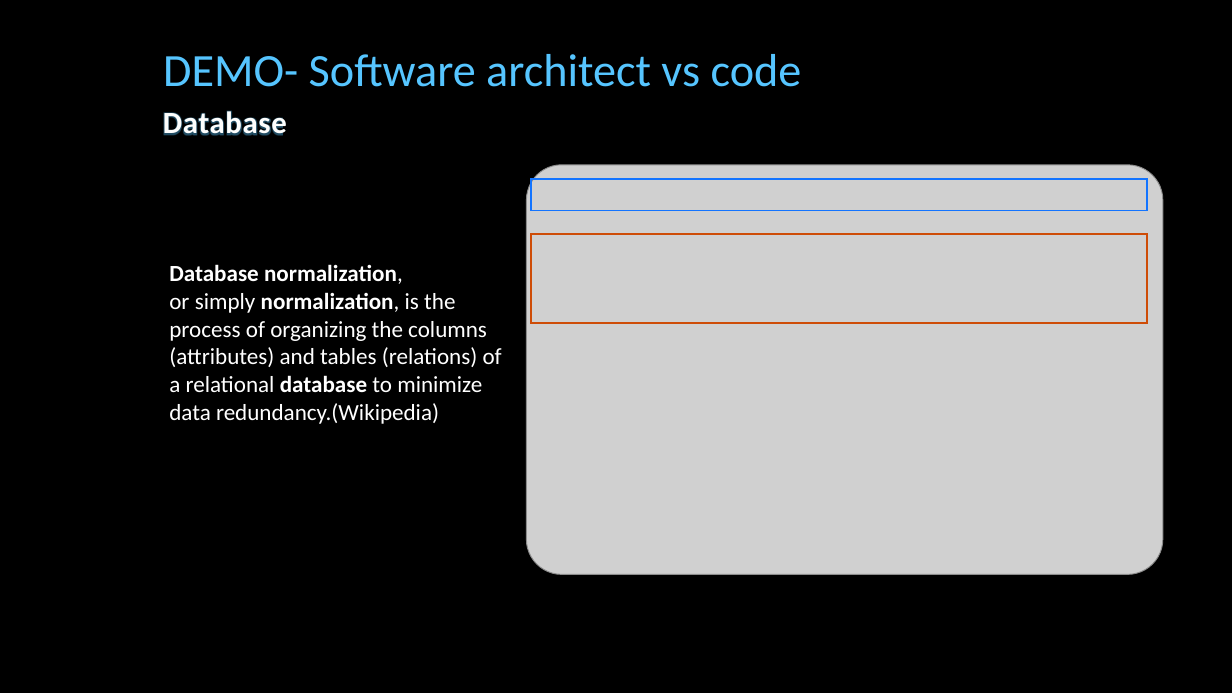
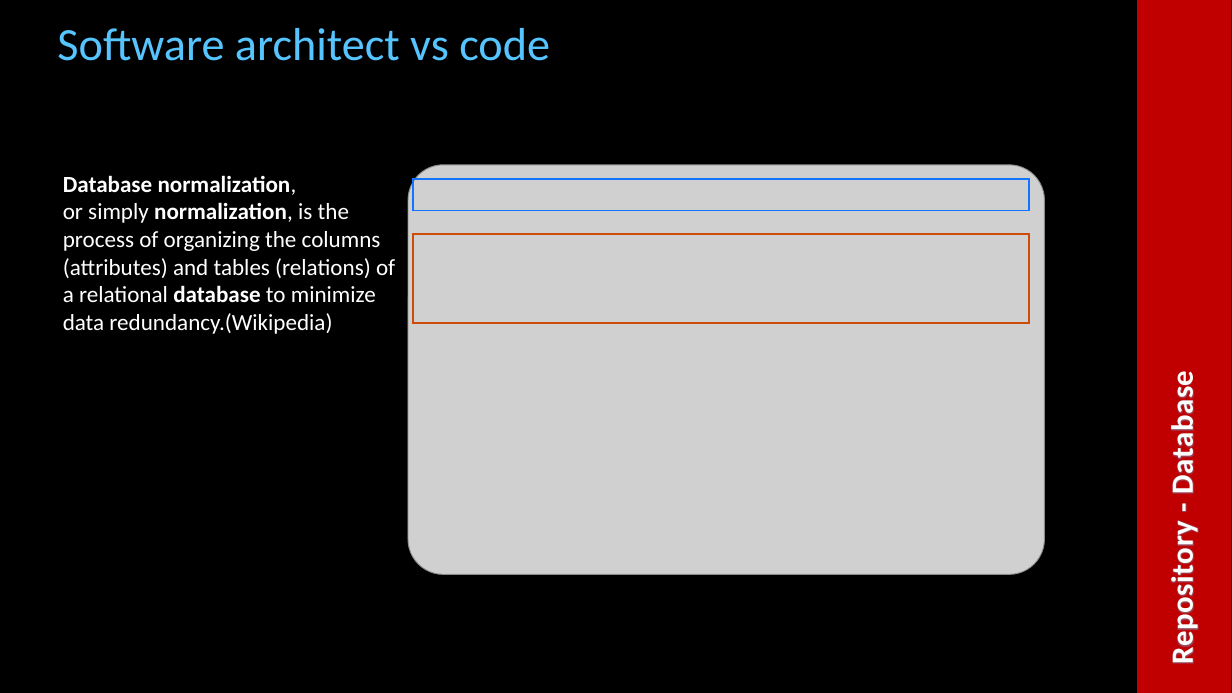
Before and after one commit to cfclick/CFSummit2016, a slide deck: slide 22 of powerpoint/architect/Architectural Perspective for ColdFusion Applications.pptx (slide 20 before the commit). Drawn at 1232x693 pixels with LibreOffice and Linux fonts; fonts in the diff are those of the drawing; grey boxes stand for pictures; background and template pictures are left out. Boxes give left, top, right and bottom in pixels: in the first picture for what was removed or moved away, otherwise in the second. Text is boxed around its words. In the diff, an @@ line names an element or a change of style, - is before the commit and + after.

```diff
--- a/powerpoint/architect/Architectural Perspective for ColdFusion Applications.pptx
+++ b/powerpoint/architect/Architectural Perspective for ColdFusion Applications.pptx
@@ text at (x1=57, y1=28, x2=550, y2=61): text changed @@
-DEMO- Software architect vs code
+Software architect vs code
@@ rectangle added at (x1=1138, y1=0, x2=1230, y2=693), fill #C00000, outline #C00000 1 pt @@
@@ text "Database normalization," moved from (x1=169, y1=264, x2=502, y2=424) to (x1=63, y1=175, x2=395, y2=334) @@
@@ 2 rectangles, 1 picture moved together from (x1=527, y1=165, x2=1164, y2=574) to (x1=408, y1=165, x2=1044, y2=574) @@
@@ text "Repository - Database" at (x1=1164, y1=383, x2=1202, y2=661): rotation 0 to 270 degrees @@
@@ text at (x1=1164, y1=383, x2=1202, y2=661): text changed @@
-Database
+Repository - Database
```
Also in this commit, not shown: 13 other slides changed, 6 slides added, 3 slides removed, 9 other files.
